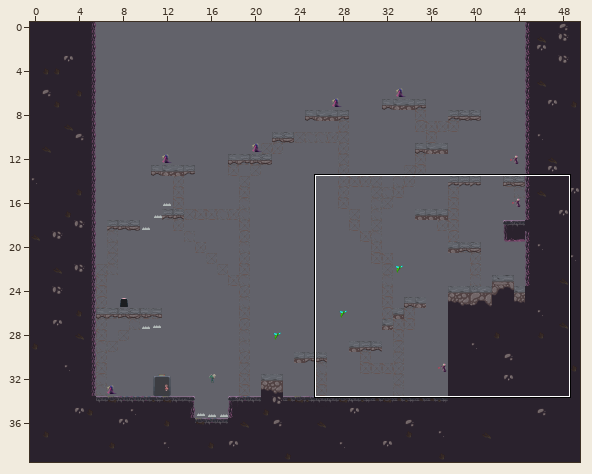
Level history. Tiled map (JSON): Eudaemon/assets/levels/level6.json. The first picture is a wide view before the edit; the outline marks the close-up.
Close-up. Before:
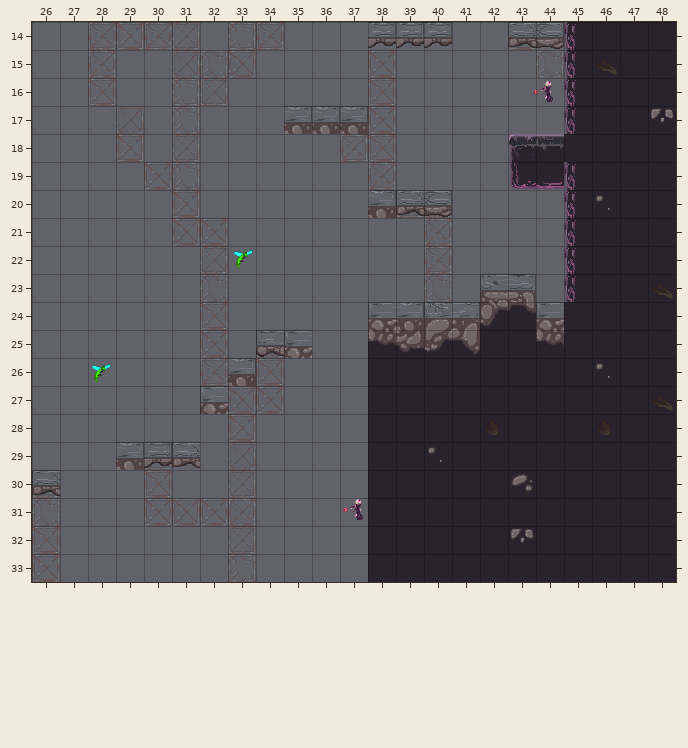
Cells are 32x32 px. Shown: x 26..48, y 14..33. The commit also changed other parts of the map, which this record leaves out.
New version:
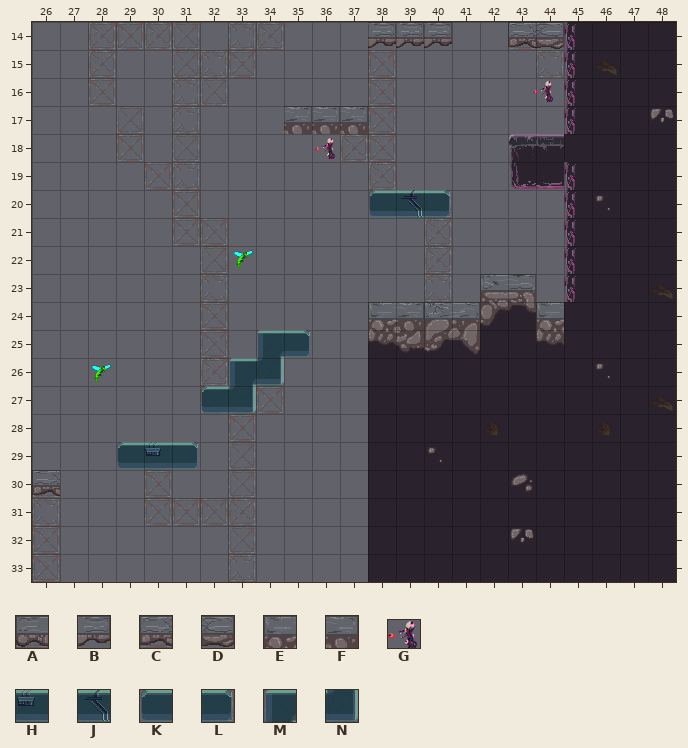
Key: from "Eudaemon Tilleset": A 25 "ConcreteNoBottom2x1_1A", B 26 "ConcreteNoBottom2x1_2A", C 27 "ConcreteNoBottom2x1_1B", D 28 "ConcreteNoBottom2x1_2B", E 31 "ConcreteDirtBottom2x2_1A", F 32 "ConcreteDirtBottom2x2_2A", G 85 "projectile", H 138 "MetalPlatformE", J 139 "MetalPlatformF", K 140 "MetalPlatformLeftEnd", L 141 "MetalPlatformRightEnd", M 178 "MetalPlatformCornerVert", N 196 "MetalPlatformCornerVert3".
_ is an empty cell.
Objects are placed by their top-left corner, in cells (3,4 is the top-left corner of cell 3,4); size is 1x1 cell unless given.
Tiles replaced or removed in this view: A, B, C, D, E, F.
See-through tiles are keyed as they look on the map.
Difference:
Changed rows in their new state; . is an unchanged cell.
Layer "TileLayerFG":
first column x 38:
20 KJL
first column x 29:
25 .....ML
26 ....MN.
27 ...KN..
29 KHL....
Layer "ObjectLayer":
changed: G "Projectile" at 37.1,31 size 0.8x0.8 -> G "Projectile" at 36.1,18.1 size 0.8x0.8
Pixel boxes of the changes (left, top, right, bottom) in both close-ups:
new place: (315, 138, 335, 159)
changed: (368, 190, 452, 218)
changed: (200, 330, 312, 414)
changed: (116, 442, 200, 470)
old place: (343, 499, 363, 520)
